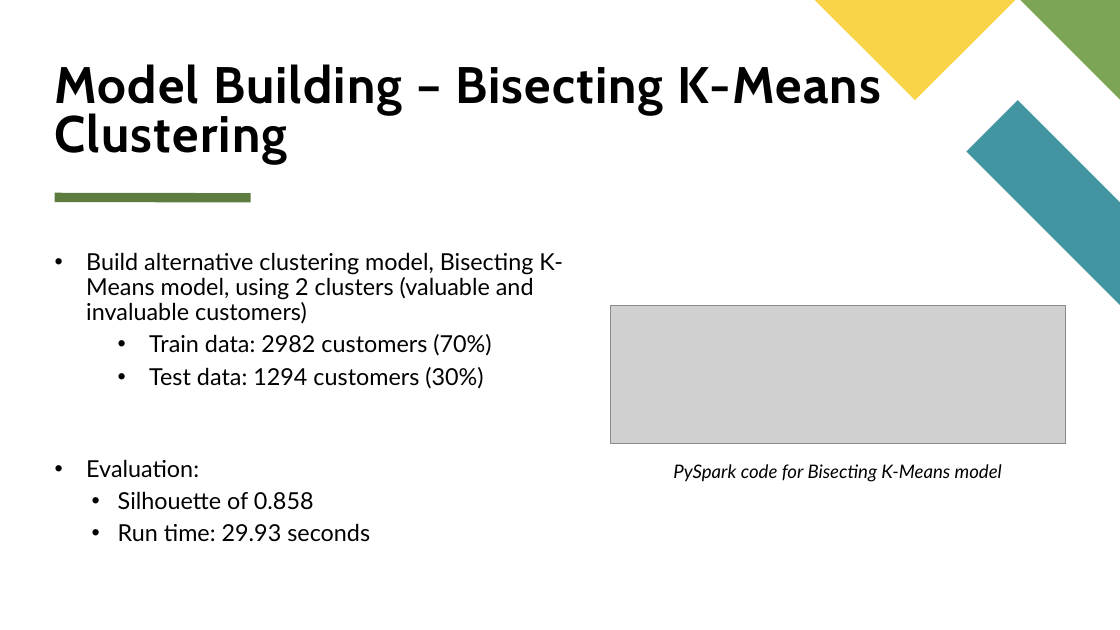
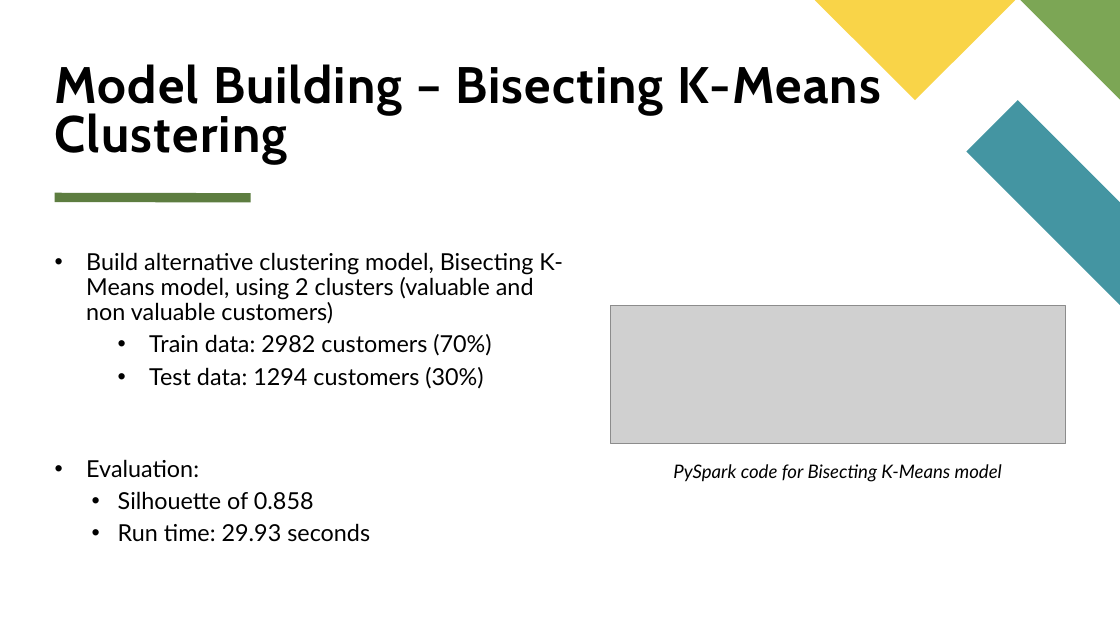
Before and after one commit to kstickmueller/CIS731-finalproject, a slide deck: slide 10 of Determing Customer Valuableness CIS731 Final Project.pptx. Drawn at 1120x630 pixels with LibreOffice and Linux fonts; fonts in the diff are those of the drawing; grey boxes stand for pictures. Boxes give left, top, right and bottom in pixels: in the first picture for what was removed or moved away, otherwise in the second. Text is boxed around its words. In the diff, an @@ line names an element or a change of style, - is before the commit and + after.

```diff
--- a/Determing Customer Valuableness CIS731 Final Project.pptx
+++ b/Determing Customer Valuableness CIS731 Final Project.pptx
@@ text at box(86, 252, 562, 324): text changed @@
-• Build alternative clustering model, Bisecting K-Means model, using 2 clusters (valuable and invaluable customers)
+• Build alternative clustering model, Bisecting K-Means model, using 2 clusters (valuable and non valuable customers)
```
Also in this commit, not shown: 2 other slides changed.
